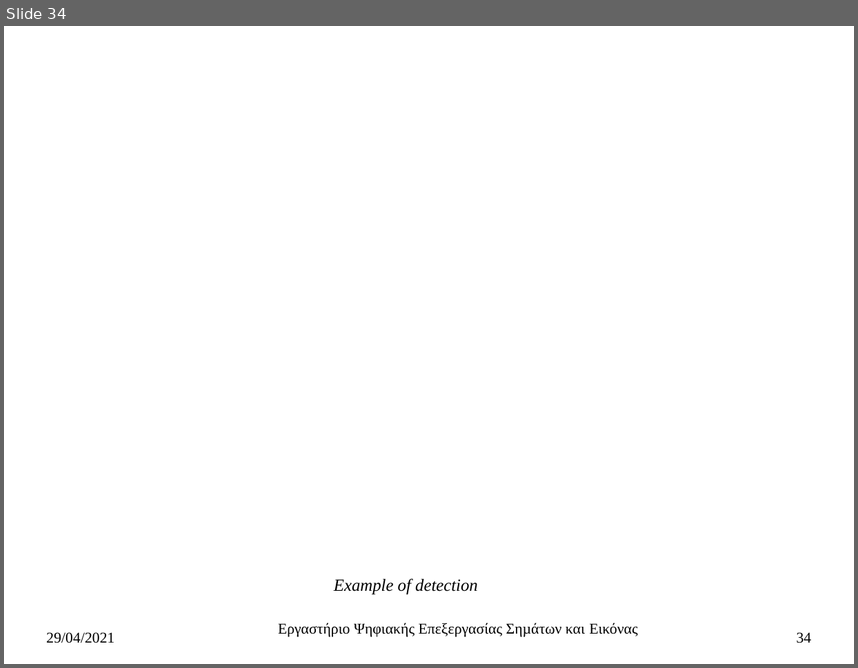
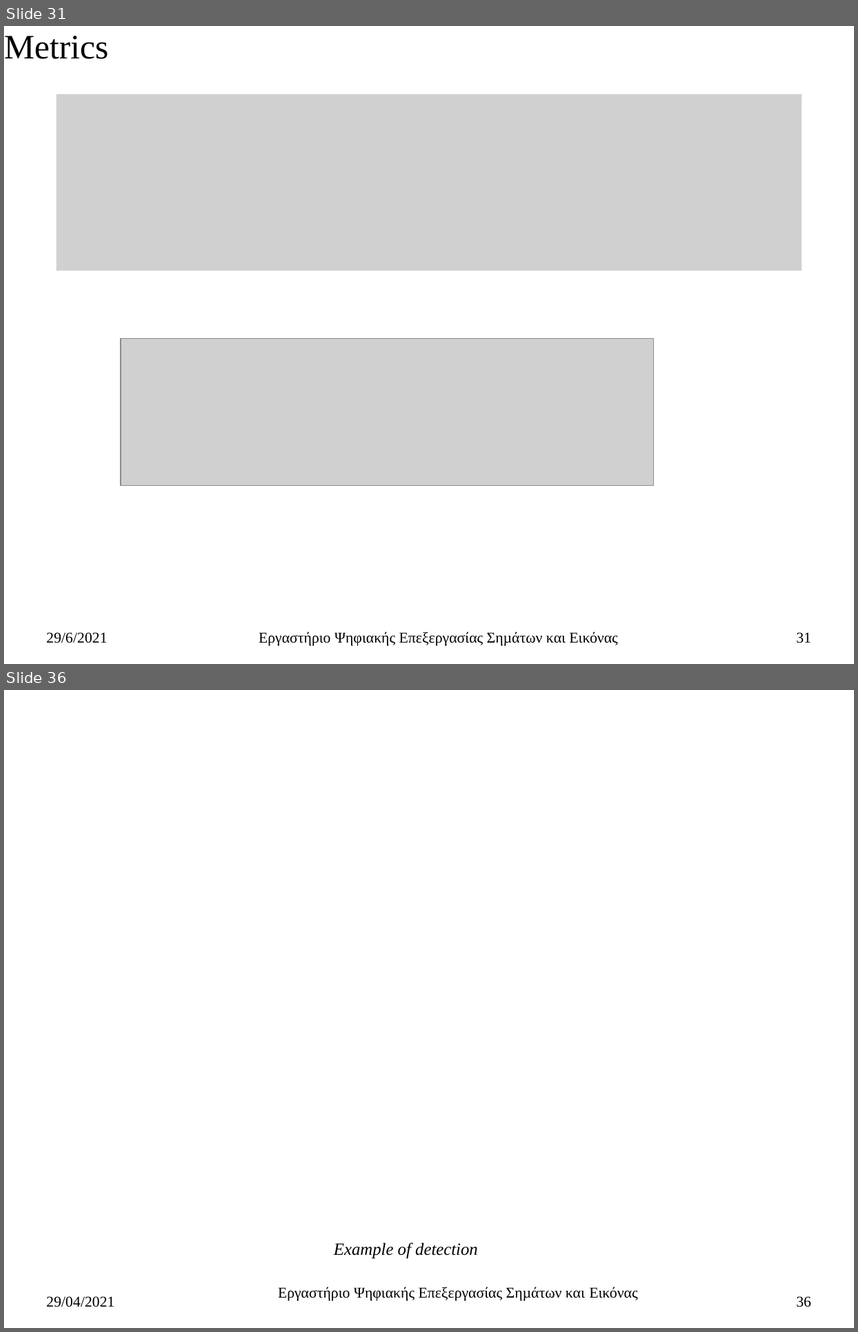
Before and after one commit to ChristosTrimas/ai-detection-systems, a slide deck: thesis/thesis_so_far_presentation_v_0_3.pptx. Shown one above the other, each under a label of ours: slide 34 before the commit, slides 31 and 36 after it; the slides between them are not shown. The pictures are 858x668 and 858x1332 pixels, drawn with LibreOffice and Linux fonts; fonts in the diff are those of the drawing; grey boxes stand for pictures. Boxes give left, top, right and bottom in pixels: in the first picture for what was removed or moved away, otherwise in the second. Text is boxed around its words. In the diff, an @@ line names an element or a change of style, - is before the commit and + after.

```diff
--- a/thesis/thesis_so_far_presentation_v_0_3.pptx
+++ b/thesis/thesis_so_far_presentation_v_0_3.pptx
@@ slide 31 added at <box>4,26,854,664</box>, background #FFFFFF @@
@@ subtitle added at <box>4,36,109,59</box>, 32 pt, text #000000 @@
+Metrics
@@ picture added at <box>56,94,802,270</box> @@
@@ picture added at <box>121,339,654,486</box> @@
@@ text added at <box>46,632,107,643</box>, 14 pt, text #000000 @@
+29/6/2021
@@ text added at <box>259,631,617,646</box>, 14 pt, text #000000 @@
+Εργαστήριο Ψηφιακής Επεξεργασίας Σηµάτων και Εικόνας
@@ page number added at <box>796,632,811,643</box>, 14 pt, text #000000 @@
+31
@@ what was slide 34 is now slide 36 @@
@@ page number at <box>796,1296,811,1307</box>: text changed @@
-34
+36
```
Also in this commit, not shown: 33 slides changed, 1 other slide added.
